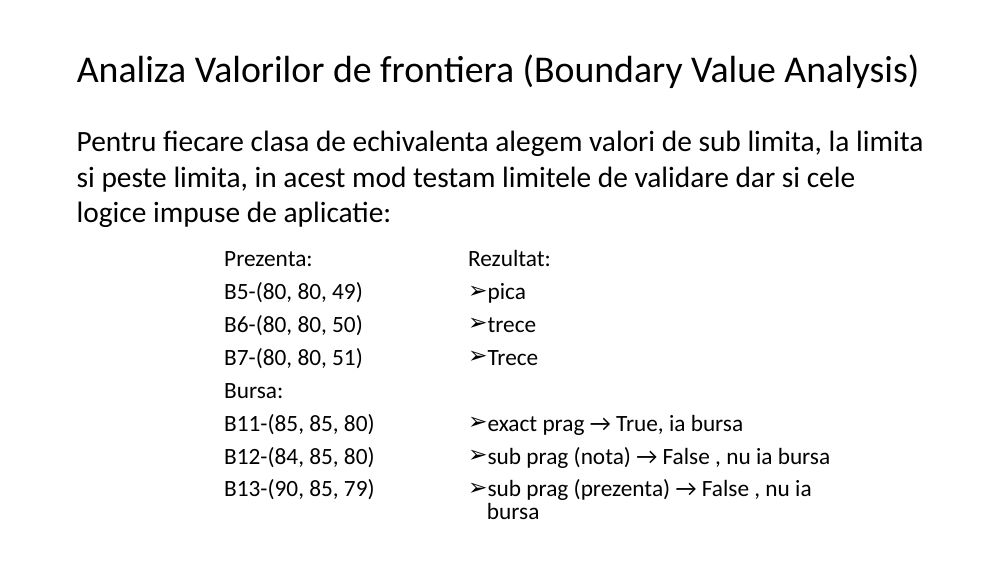
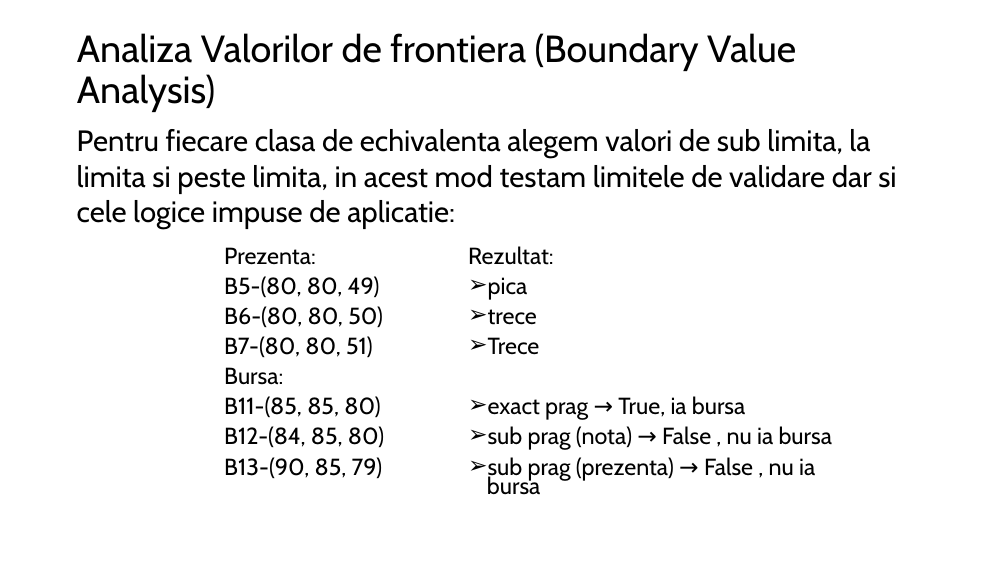
Before and after one commit to BalaurSebastian/TSSProiect, a slide deck: slide 3 of PrezentareProiect.pptx. Drawn at 1008x567 pixels with LibreOffice and Linux fonts; fonts in the diff are those of the drawing. Boxes give left, top, right and bottom in pixels: in the first picture for what was removed or moved away, otherwise in the second. Text is boxed around its words. In the diff, an @@ line names an element or a change of style, - is before the commit and + after.

```diff
--- a/PrezentareProiect.pptx
+++ b/PrezentareProiect.pptx
@@ title "Analiza Valorilor de frontiera (Boundary ..." at <box>77,33,796,112</box>: font Calibri to Cabin @@
@@ text "Pentru fiecare clasa de echivalenta ..." at <box>77,129,896,229</box>: font Calibri to Cabin @@
@@ text "Prezenta:" at <box>224,247,384,479</box>: font Calibri to Cabin; line spacing 0.8 to 0.7 @@
@@ text "Rezultat:" at <box>468,246,832,495</box>: font Calibri to Cabin; line spacing 0.8 to 0.7 @@
```
Also in this commit, not shown: 2 other slides changed, 1 slide added, 1 other file.
